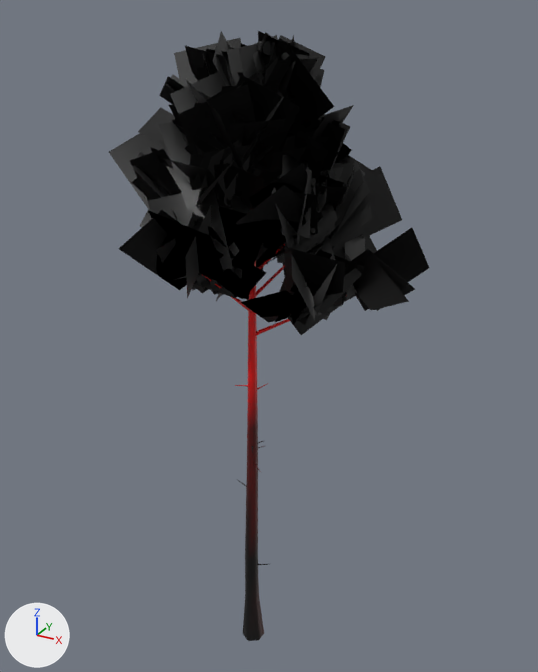
The glTF model public/assets/testmap/tree_pine_a_lod1.glb: old version first, new version second.
One viewpoint serves both versions: a camera (50 mm lens) standing at (11.0, -18.8, 21.8) and looking at (0.5, 0.3, 12.2). The axes (+X, +Y, +Z) are drawn at lower left. The lights are the same throughout. The first picture is the older version. Vertices at exactly the same position are counted once.

Names of what the first picture shows: 'tree_pine_a_lod1.0', 'tree_pine_a_lod1.1'.
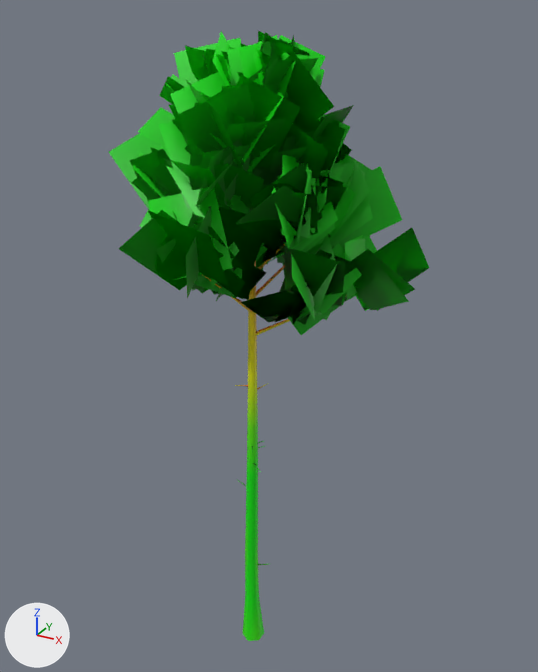
Changed parts and their boxes [x1, y1, x2, y2] in the pictures (538 x 672 px):
```json
{"part": 1, "of": "me_tree_pine_a_lod1_0", "change": "recoloured", "before": [238, 260, 347, 390], "after": [238, 260, 347, 390]}
{"part": 2, "of": "me_tree_pine_a_lod1_0", "change": "recoloured", "before": [203, 244, 290, 424], "after": [203, 244, 290, 424]}
{"part": 3, "of": "me_tree_pine_a_lod1_0", "change": "recoloured", "before": [237, 441, 268, 641], "after": [237, 441, 268, 641], "on screen": "black to green"}
{"part": 4, "of": "me_tree_pine_a_lod1_0", "change": "recoloured", "before": [246, 382, 264, 560], "after": [246, 382, 264, 560], "on screen": "dark red to green"}
{"part": 5, "of": "me_tree_pine_a_lod1_1", "change": "recoloured", "before": [109, 31, 429, 335], "after": [109, 31, 429, 335], "on screen": "black to green"}
```

Edits to the scene script, one JSON object a line:
```json
{"block": "me_tree_pine_a_lod1_0", "where": "me_tree_pine_a_lod1_0.from_pydata(...)  # 204 vertices, 264 faces; spans x -2.3..3.3, y -3.0..2.2, z -0.3..19.4"}
{"block": "me_tree_pine_a_lod1_0", "where": "# used by ob_tree_pine_a_lod1_0; location = (0.0, 0.0, 0.0)"}
{"block": "me_tree_pine_a_lod1_0", "change": "me_tree_pine_a_lod1_0 part 1: 97 faces centred in x -1.5..2.3, y -2.1..1.4, z 10.4..19.0 are repainted in the vertex colours; the middle colour goes from red #fb0000 to orange #fc9600"}
{"block": "me_tree_pine_a_lod1_0", "change": "me_tree_pine_a_lod1_0 part 2: 65 faces centred in x -1.5..2.3, y -2.1..1.4, z 10.3..16.5 are repainted in the vertex colours; the middle colour goes from red #f40000 to yellow #fcd700"}
{"block": "me_tree_pine_a_lod1_0", "change": "me_tree_pine_a_lod1_0 part 3: 55 faces centred in x -0.5..0.4, y -0.4..0.3, z 0.3..8.3 are repainted in the vertex colours; the middle colour goes from black #000000 to green #25fe00"}
{"block": "me_tree_pine_a_lod1_0", "change": "me_tree_pine_a_lod1_0 part 4: 47 faces centred in x -0.1..0.5, y -0.5..0.3, z 4.1..9.7 are repainted in the vertex colours; the middle colour goes from dark red #520000 to green #00fb00"}
{"block": "me_tree_pine_a_lod1_1", "where": "me_tree_pine_a_lod1_1.from_pydata(...)  # 2224 vertices, 1112 faces; spans x -3.92..5.25, y -4.72..3.84, z 12.71..21.28"}
{"block": "me_tree_pine_a_lod1_1", "where": "# used by ob_tree_pine_a_lod1_1; location = (0.0, 0.0, 0.0)"}
{"block": "me_tree_pine_a_lod1_1", "change": "me_tree_pine_a_lod1_1 part 5: 1112 faces centred in x -3.25..4.37, y -3.89..3.03, z 13.33..20.48 are repainted in the vertex colours; the middle colour goes from black #000000 to green #00b000"}
```
